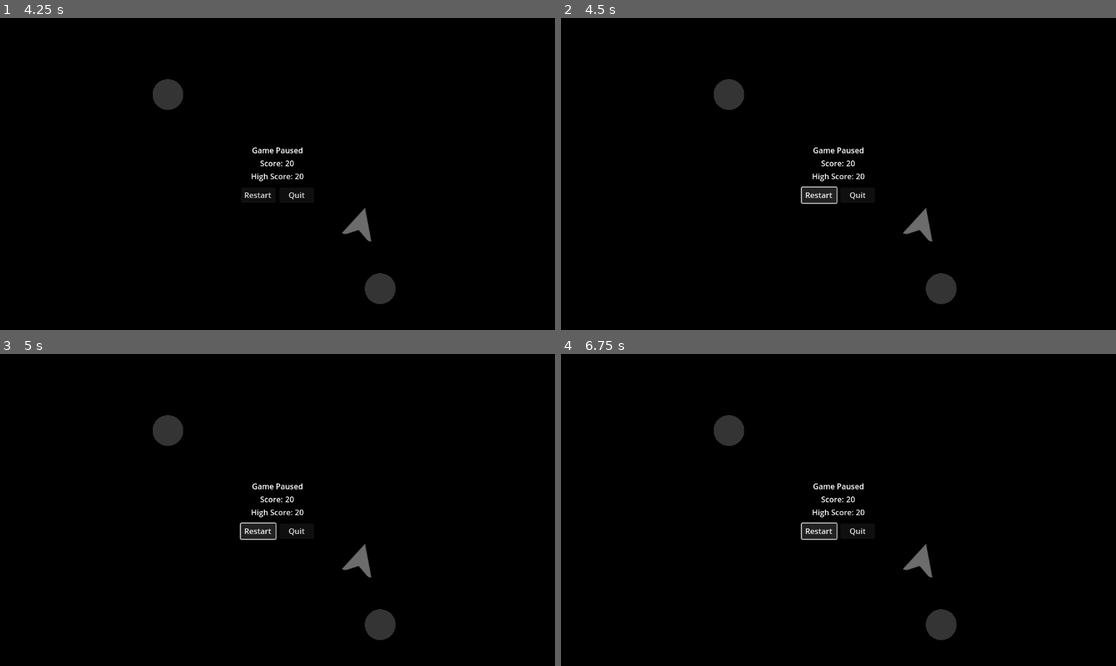
Above: before the commit, frames 1-4 (two rows, left to right).
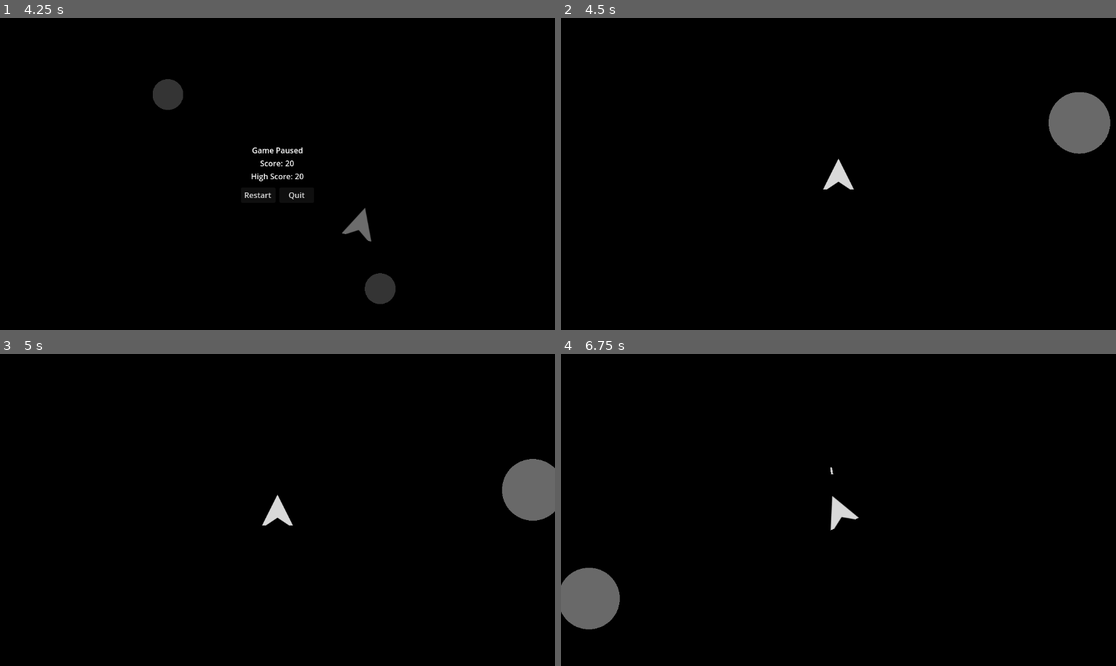
Above: after the commit, the same moments.

Repository: DevlinRocha/asteroids
Game: Godot game, scene res://scenes/main.tscn
Same seed, same stepped clock (60 frames per second), same inputs: the game is played once before the commit and once after it. Sound files missing from this copy of the repository are replaced by a short silence.
Inputs (mouse positions are in pixels of both pictures, inside the frame that each line leads up to):
- Up to frame 1 (4.25 s): hold D (right) 0.53-1.28 s; tap S (decelerate) at 0.6, 2.1, 3.6 s; hold A (left) 1.28-2.03 s; tap Space (shoot) at 1.35, 2.85 s; hold D (right) 2.03-2.78 s; hold W (accelerate) 2.78-3.53 s; hold A (left) from 3.53 s (still down); tap Escape (pause) at 4.15 s
- Up to frame 2 (4.5 s): release A (left) at 4.25 s; click "Restart" at 4.25 s
- Up to frame 3 (5 s): no input
- Up to frame 4 (6.75 s): click (821, 531) at 5 s, where only the run before the commit has a clickable "Restart"; click (821, 531) at 5.75 s, where only the run before the commit has a clickable "Restart"; hold A (left) from 6.53 s (still down); tap Space (shoot) at 6.6 s

Frame 1 is identical in both runs. In frame 2, 3.7% of the frame differs, in the area x 27-99%, y 19-92%; in frame 3, 3.5%; in frame 4, 3.7%.

Commit message:
implement restart

Diff:
--- a/scripts/main.gd
+++ b/scripts/main.gd
@@ -38,6 +38,9 @@
 
 func _ready() -> void:
 	load_score()
+	if not menu.game_restart.is_connected(restart):
+		menu.game_restart.connect(restart)
+
 	player_spawn_position = get_viewport().size / 2
 	new_level()
 
@@ -134,3 +137,9 @@
 		if group != "all" && !child.is_in_group(group):
 			continue
 		child.queue_free()
+
+
+func restart() -> void:
+	current_level = 1
+	set_score(0)
+	new_level()
--- a/scripts/menu.gd
+++ b/scripts/menu.gd
@@ -30,6 +30,8 @@
 	audio_stream_player.play()
 	is_game_over = false
 	game_restart.emit()
+	visible = false
+	get_tree().paused = false
 
 
 func _on_quit_pressed() -> void:
